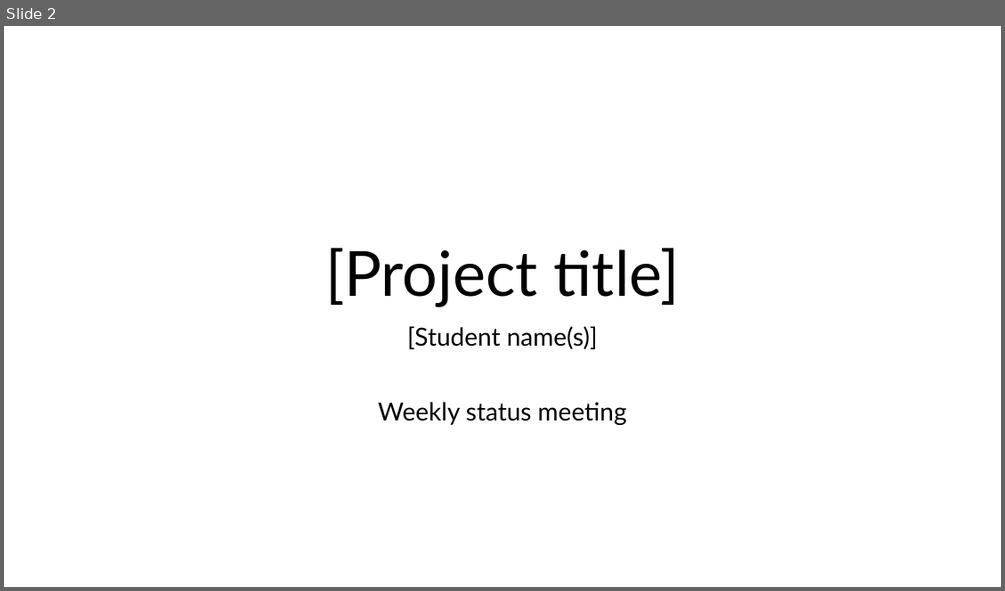
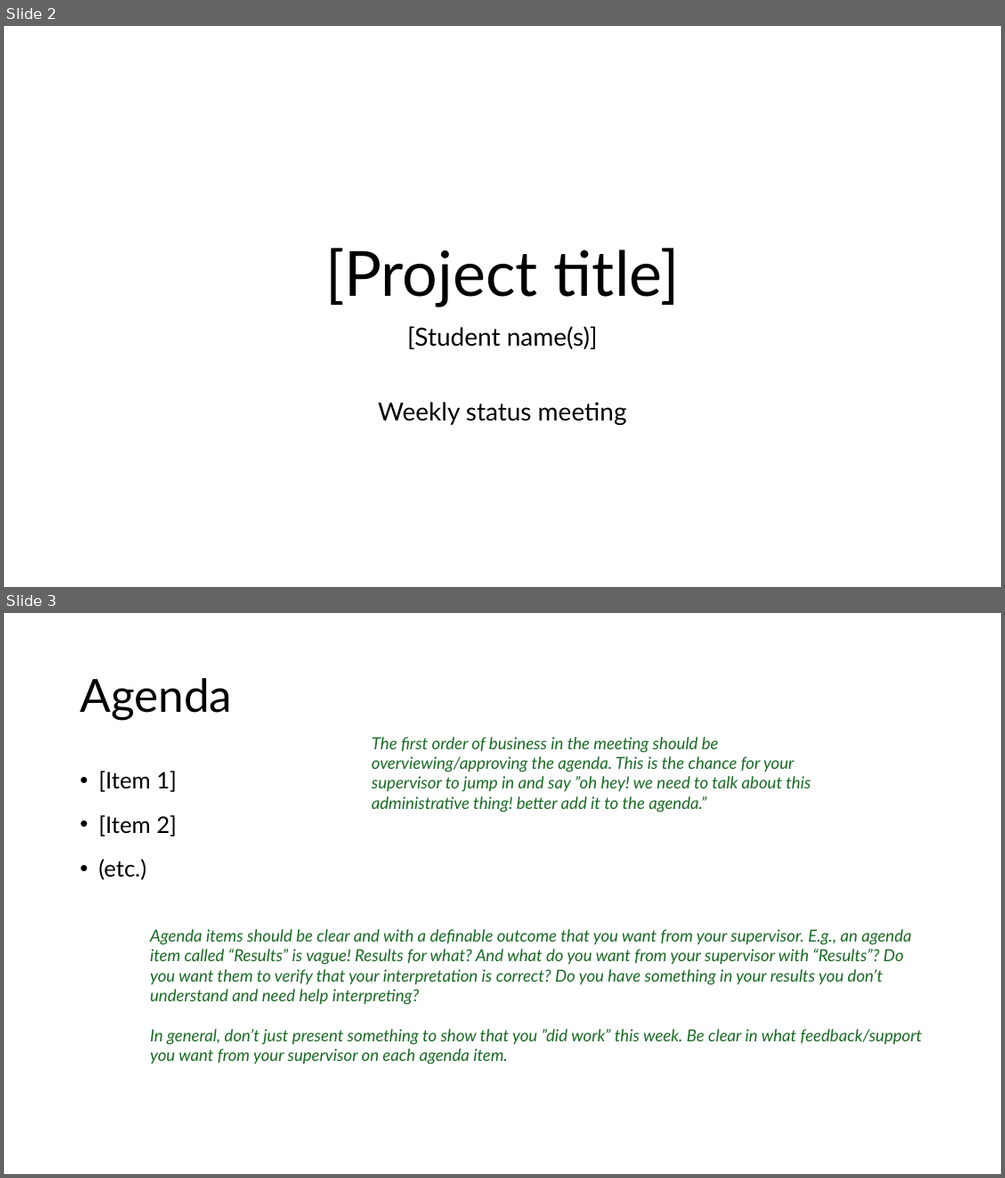
Before and after one commit to jennirinker/projects-with-jenni, a slide deck: docs/source/_static/YYYY.MM.DD_NAME_weekly.pptx. Shown one above the other, each under a label of ours: slide 2 before the commit, slides 2 and 3 after it. The pictures are 1005x591 and 1005x1178 pixels, drawn with LibreOffice and Linux fonts; fonts in the diff are those of the drawing. Boxes give left, top, right and bottom in pixels: in the first picture for what was removed or moved away, otherwise in the second. Text is boxed around its words. In the diff, an @@ line names an element or a change of style, - is before the commit and + after.

```diff
--- a/docs/source/_static/YYYY.MM.DD_NAME_weekly.pptx
+++ b/docs/source/_static/YYYY.MM.DD_NAME_weekly.pptx
@@ slide 3 added at (4, 613, 1001, 1174), background #FFFFFF @@
@@ title added at (80, 678, 232, 720), 44 pt, text #000000 @@
+Agenda
@@ text added at (372, 737, 810, 812), 16 pt, text #196B24, italic @@
+The first order of business in the meeting should be overviewing/approving the agenda. This is the chance for your supervisor to jump in and say ”oh hey! we need to talk about this administrative thing! better add it to the agenda.”
@@ text added at (98, 771, 177, 880), 22 pt, text #000000 @@
+• [Item 1]
+• [Item 2]
+• (etc.)
@@ text added at (150, 929, 922, 1064), 16 pt, text #196B24, italic @@
+Agenda items should be clear and with a definable outcome that you want from your supervisor. E.g., an agenda item called “Results” is vague! Results for what? And what do you want from your supervisor with “Results”? Do you want them to verify that your interpretation is correct? Do you have something in your results you don’t understand and need help interpreting?
+In general, don’t just present something to show that you ”did work” this week. Be clear in what feedback/support you want from your supervisor on each agenda item.
```
Also in this commit, not shown: 1 slide changed, 5 other slides added, 5 slides removed.
